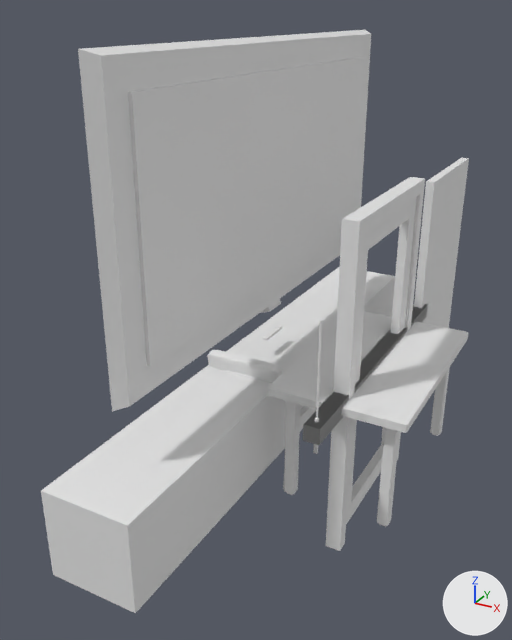
The Blender file assets/3d/main.blend: old version first, new version second.
The view is the same before and after, from a camera (50 mm lens) standing at (2.63, -8.02, 4.22) and looking at (-1.59, -0.35, 0.39). The axes (+X, +Y, +Z) are drawn at lower right. The lights are the same throughout. The older version comes first.

Script lines for the objects in view, before the commit:
```python
ob_chair_cushion_2 = bpy.data.objects.new('Chair Cushion 2', me_cube_008)
ob_chair_cushion_2.location = (-1.57, -0.68, -0.33)
ob_chair_cushion_2.rotation_euler = (-1.384, 0.0, 0.0)  # degrees (-79, 0, 0)
ob_chair_cushion_2.scale = (0.538, 0.317, 0.0773)
ob_glass_door = bpy.data.objects.new('Glass Door', me_cube_001)
ob_glass_door.location = (-0.06, 1.0, 0.0)
ob_light = bpy.data.objects.new('Light', me_cylinder)
ob_light.location = (0.0, 0.0, 1.3)
ob_light.scale = (-0.0243, -0.0243, -0.0243)
ob_outer_door = bpy.data.objects.new('Outer Door', me_cube_004)
ob_outer_door.location = (0.0, 0.0, 0.0)
ob_table = bpy.data.objects.new('Table', me_cube_005)
ob_table.location = (0.0, 0.0, 0.0)
ob_table_legs = bpy.data.objects.new('Table Legs', me_cube_006)
ob_table_legs.location = (0.0, 0.0, -0.16)
ob_table_legs.scale = (0.192, 0.192, 0.192)
ob_tv = bpy.data.objects.new('TV', me_cube_010)
ob_tv.location = (-1.57, 0.0, 2.2)
ob_tv_skrinka = bpy.data.objects.new('TV Skrinka', me_cube_009)
ob_tv_skrinka.location = (-1.57, 0.0, -0.8)
ob_wooden_door = bpy.data.objects.new('Wooden Door', me_cube_002)
ob_wooden_door.location = (0.0, 2.81, 0.0)
ob_wooden_door.scale = (-0.0596, 1.0, 2.0)
```
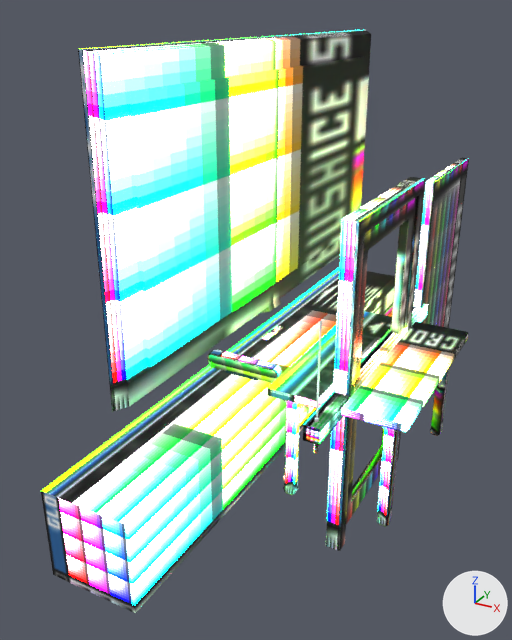
Boxes [x1, y1, x2, y2] around the edits, measured in the pictures (512 x 640 px):
'TV', recoloured
    both: [78, 30, 371, 411]
'TV Skrinka', recoloured
    both: [41, 266, 395, 613]
'Table', recoloured
    both: [267, 311, 468, 433]
'Outer Door', recoloured
    both: [326, 177, 425, 551]
'Wooden Door', recoloured
    both: [414, 158, 469, 328]
'Glass Door', recoloured
    both: [346, 197, 417, 524]
'Table Legs', recoloured
    both: [284, 367, 450, 527]
'Chair Cushion 2', recoloured (white to green)
    both: [207, 350, 282, 383]
'Chair Base', recoloured
    both: [225, 370, 318, 489]
'TV Remote', recoloured
    both: [262, 325, 282, 340]
'Chair Cushion', recoloured
    both: [300, 406, 314, 423]
part 1 of me_cylinder, recoloured
    both: [303, 304, 428, 445]

The edits, one by one:
Picture 'ImphenziaPixPal_Attributes.png' (img_imphenziapixpal_attributes_png) is new.
Picture 'ImphenziaPixPal_BaseColor.png' (img_imphenziapixpal_basecolor_png) is new.
Picture 'ImphenziaPixPal_Emission.png' (img_imphenziapixpal_emission_png) is new.
Material 'pixpal' (mat_pixpal) is new.
Uses the picture img_imphenziapixpal_attributes_png.
Uses the picture img_imphenziapixpal_basecolor_png.
Uses the picture img_imphenziapixpal_emission_png.
me_cylinder has 80 vertices, 68 faces and spans x -4.0..4.0, y -82.0..82.0, z 0.0..58.0.
me_cylinder is used by ob_light; location (0.0, 0.0, 1.3); scale (-0.0243, -0.0243, -0.0243).
me_cylinder part 1: all 28 faces that had it switch from mat_material (white #e7e7e7) to mat_pixpal.
me_cube_001 has 16 vertices, 16 faces and spans x 0.0..0.12, y -2.0..0.0, z -2.0..2.0.
me_cube_001 gains material mat_pixpal.
me_cube_002 has 8 vertices, 6 faces and spans x -1.0..1.0, y -1.0..1.0, z -1.0..1.0.
me_cube_002 gains material mat_pixpal.
me_cube_004 has 16 vertices, 14 faces and spans x -0.1..0.1, y -1.18..1.18, z -2.2..2.18.
me_cube_004 gains material mat_pixpal.
me_cube_005 has 24 vertices, 14 faces and spans x -0.87..0.87, y -1.4..1.4, z -0.05..0.05.
me_cube_005 gains material mat_pixpal.
me_cube_006 has 84 vertices, 74 faces and spans x -3.74..0.0, y -6.4..0.0, z -7.32..0.66.
me_cube_006 gains material mat_pixpal.
me_cylinder_003 has 222 vertices, 221 faces and spans x -1.56..1.56, y -2.68..1.45, z -2.5..2.82.
me_cylinder_003 gains material mat_pixpal.
me_cube_007 has 56 vertices, 54 faces and spans x -1.0..1.0, y -1.0..1.0, z -1.0..1.0.
me_cube_007 gains material mat_pixpal.
me_cube_008 has 56 vertices, 54 faces and spans x -1.0..1.0, y -1.0..1.0, z -1.0..1.0.
me_cube_008 gains material mat_pixpal.
me_cube_010 has 52 vertices, 50 faces and spans x -0.08..0.12, y -3.27..3.27, z -1.79..1.72.
me_cube_010 gains material mat_pixpal.
me_cube_009 has 52 vertices, 50 faces and spans x -0.55..0.55, y -3.9..3.9, z -0.55..0.55.
me_cube_009 gains material mat_pixpal.
me_cube_011 has 328 vertices, 254 faces and spans x -0.048..0.048, y -0.138..0.334, z -0.02..0.024.
me_cube_011 gains material mat_pixpal.
